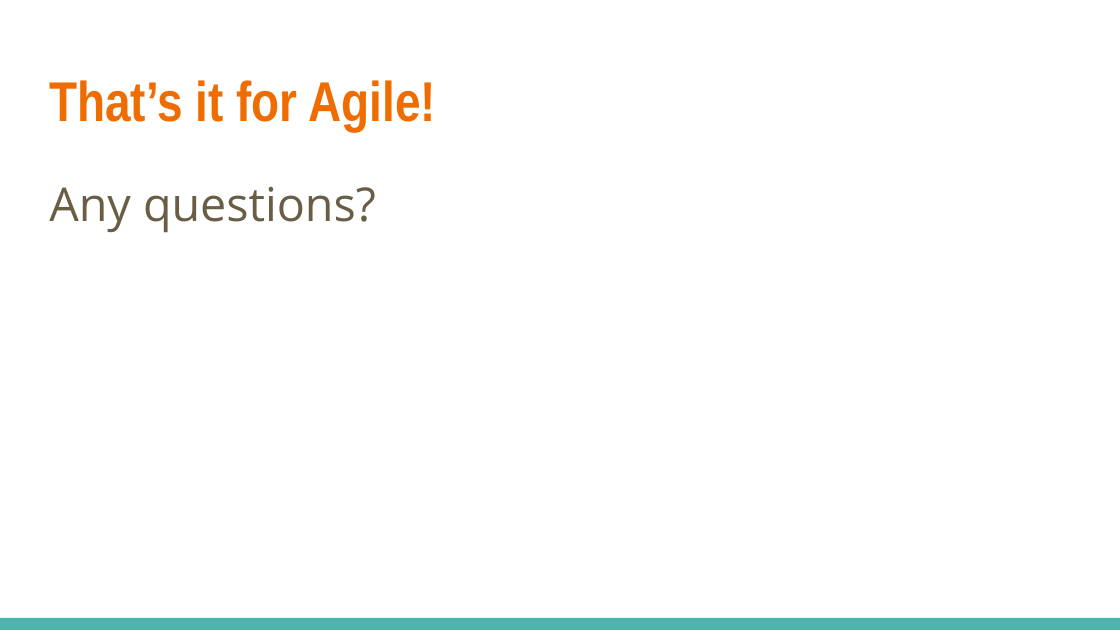
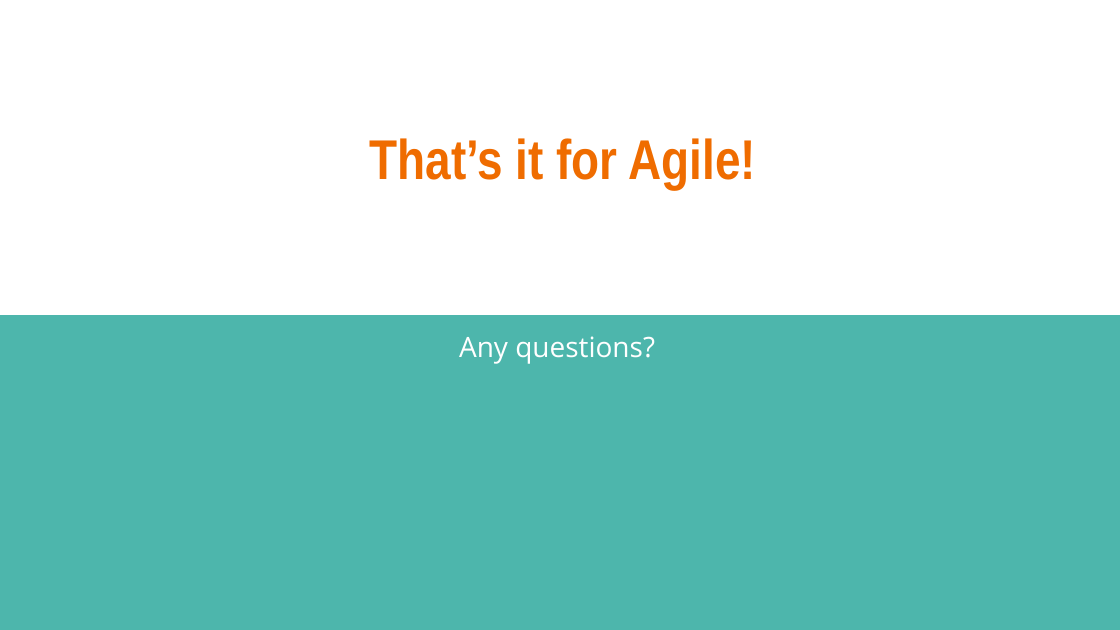
Before and after one commit to linkedin/high-school-trainee, a slide deck: slide 6 of Week_1/Lectures/1.1_Development_Process.pptx. Drawn at 1120x630 pixels with LibreOffice and Linux fonts; fonts in the diff are those of the drawing. Boxes give left, top, right and bottom in pixels: in the first picture for what was removed or moved away, otherwise in the second. Text is boxed around its words. In the diff, an @@ line names an element or a change of style, - is before the commit and + after.

```diff
--- a/Week_1/Lectures/1.1_Development_Process.pptx
+++ b/Week_1/Lectures/1.1_Development_Process.pptx
@@ title "That’s it for Agile!": place and size @@
-title "That’s it for Agile!" at [49, 80, 435, 131]
+title "That’s it for Agile!" at [370, 138, 756, 189]
@@ title "That’s it for Agile!" at [370, 138, 756, 189]: alignment left to centre; vertical alignment top to middle @@
@@ rectangle: place and size @@
-rectangle at [0, 618, 1120, 630]
+rectangle at [0, 315, 1120, 629]
@@ text "Any questions?": place and size @@
-text "Any questions?" at [49, 187, 376, 233]
+text "Any questions?" at [459, 336, 655, 364]
@@ text "Any questions?" at [459, 336, 655, 364]: size 30 to 18 pt, text colour #695D46 to #FFFFFF; line spacing 1.15 to 1 @@
```
Also in this commit, not shown: 3 other slides changed, 2 slides added, 2 slides removed, 17 other files.
